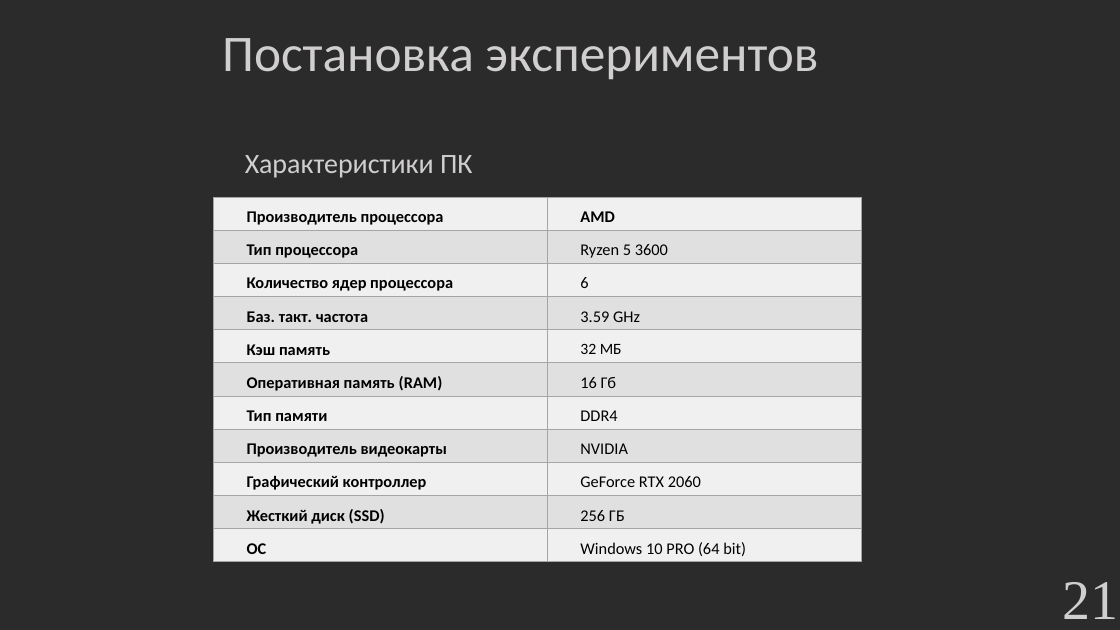
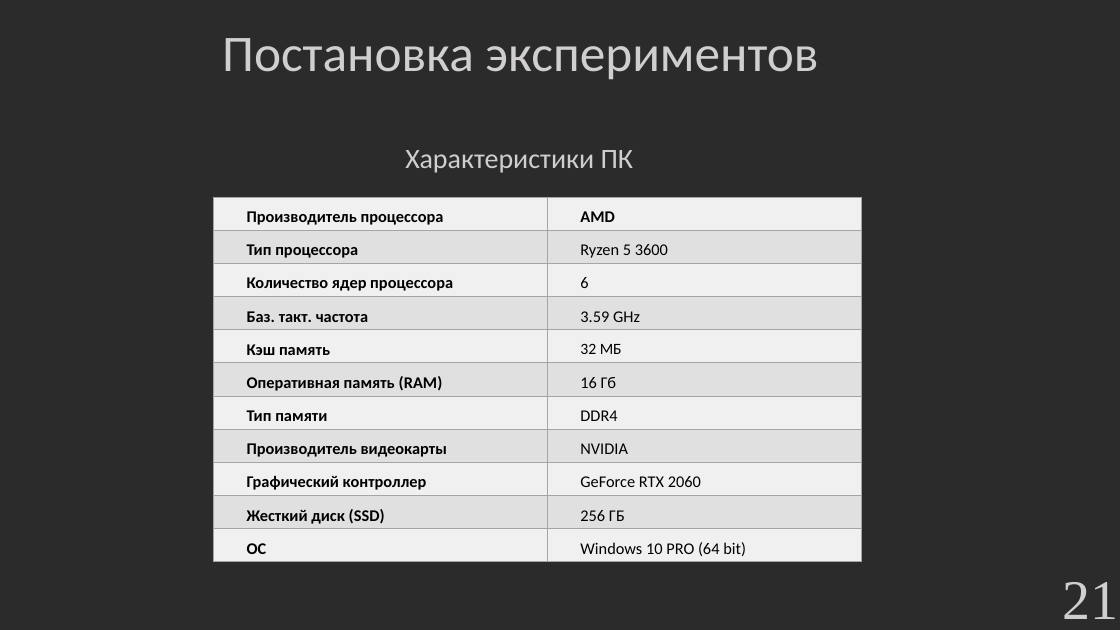
Before and after one commit to hetikk/diplom, a slide deck: slide 21 of docs/Презентация.pptx. Drawn at 1120x630 pixels with LibreOffice and Linux fonts; fonts in the diff are those of the drawing; background and template pictures are left out; a plain dark background stands for a picture behind light text. Boxes give left, top, right and bottom in pixels: in the first picture for what was removed or moved away, otherwise in the second. Text is boxed around its words. In the diff, an @@ line names an element or a change of style, - is before the commit and + after.

```diff
--- a/docs/Презентация.pptx
+++ b/docs/Презентация.pptx
@@ text "Характеристики ПК": place and size @@
-text "Характеристики ПК" at (245, 155, 473, 178)
+text "Характеристики ПК" at (405, 150, 634, 173)
```
Also in this commit, not shown: 2 other slides changed, 2 other files.
